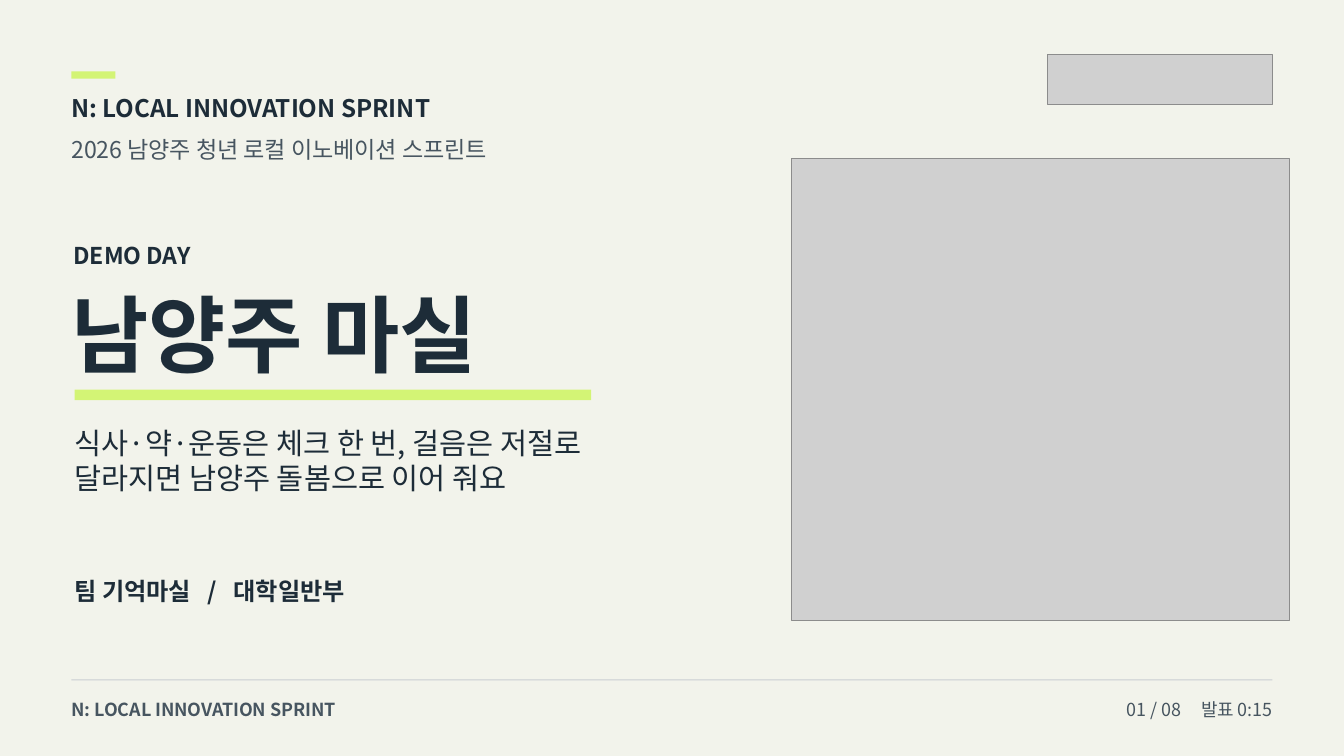
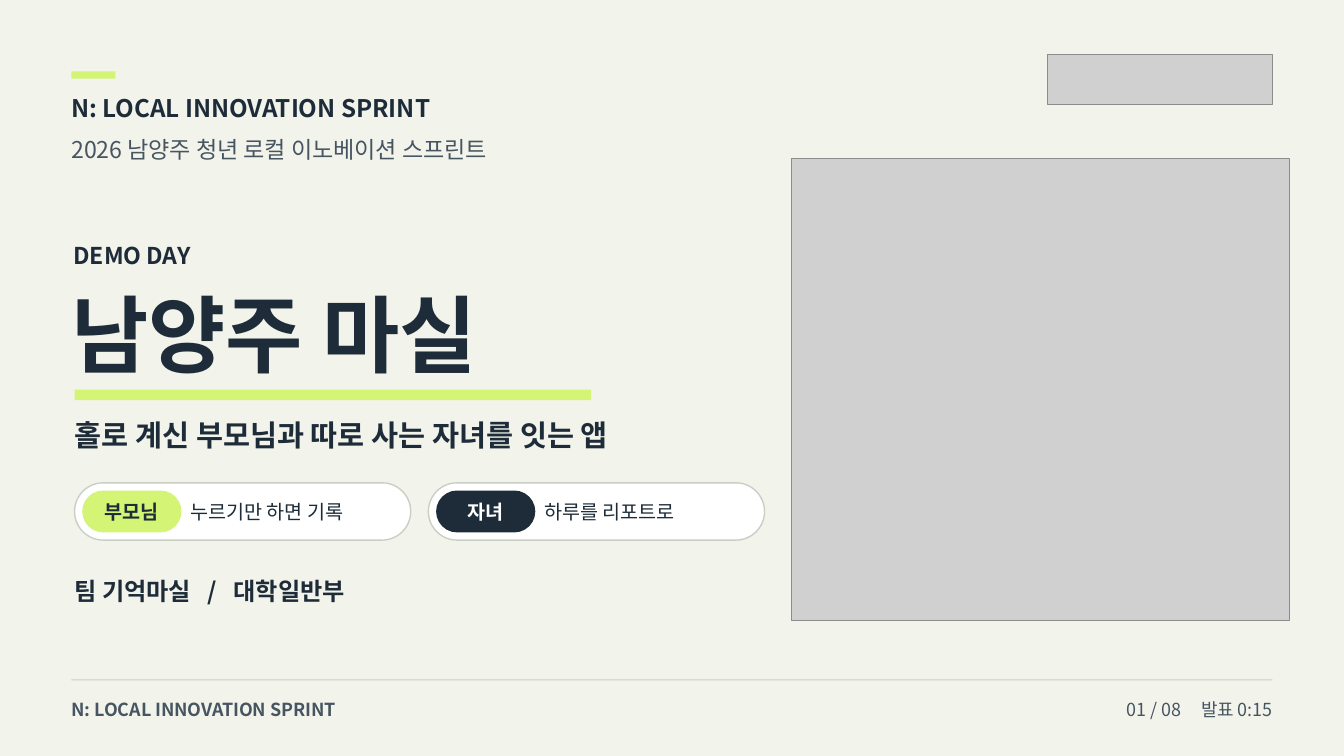
Before and after one commit to howoo101/masil, a slide deck: slide 1 of files/pitch-deck-B.pptx. Drawn at 1344x756 pixels with LibreOffice and Linux fonts; fonts in the diff are those of the drawing; grey boxes stand for pictures. Boxes give left, top, right and bottom in pixels: in the first picture for what was removed or moved away, otherwise in the second. Text is boxed around its words. In the diff, an @@ line names an element or a change of style, - is before the commit and + after.

```diff
--- a/files/pitch-deck-B.pptx
+++ b/files/pitch-deck-B.pptx
@@ text removed at (75,429,581,492) @@
-식사·약·운동은 체크 한 번, 걸음은 저절로
-달라지면 남양주 돌봄으로 이어 줘요
@@ text added at (75,421,608,449), 21 pt, text #1D2C38, bold @@
+홀로 계신 부모님과 따로 사는 자녀를 잇는 앱
@@ rounded rectangle added at (75,483,411,540), fill #FFFFFF, outline #C9CFC4 1 pt @@
@@ rounded rectangle added at (83,491,181,533), fill #D3F475 @@
@@ text added at (105,502,159,521), 14 pt, text #1D2C38, bold @@
+부모님
@@ text added at (190,502,343,521), 14 pt, text #1D2C38 @@
+누르기만 하면 기록
@@ rounded rectangle added at (429,483,765,540), fill #FFFFFF, outline #C9CFC4 1 pt @@
@@ rounded rectangle added at (437,491,535,533), fill #1D2C38 @@
@@ text added at (468,502,504,521), 14 pt, text #FFFFFF, bold @@
+자녀
@@ text added at (544,502,675,521), 14 pt, text #1D2C38 @@
+하루를 리포트로
```
Also in this commit, not shown: 6 other slides changed, 1 other file.
